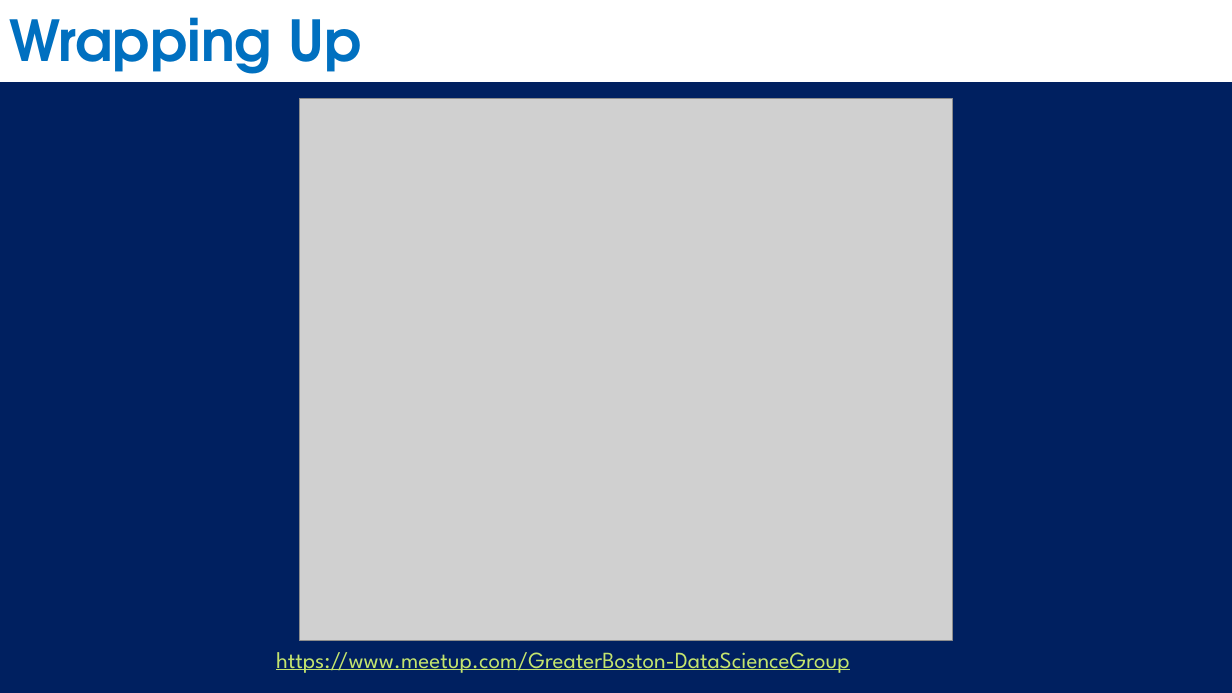
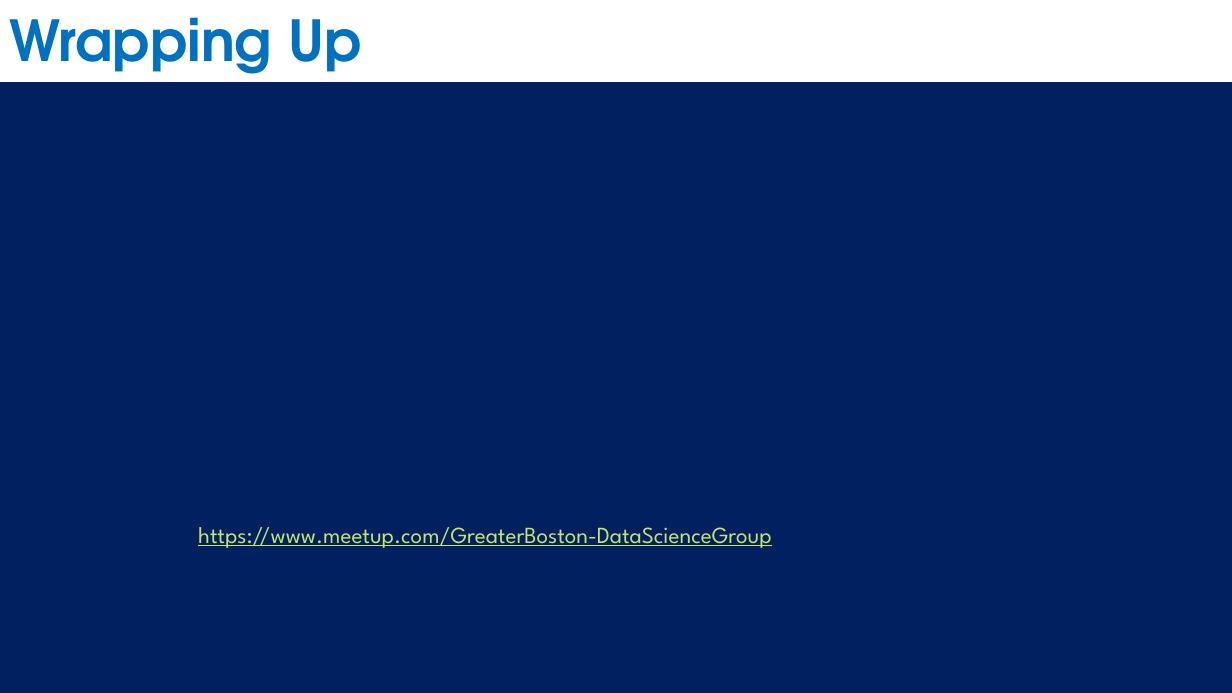
Before and after one commit to bcafferky/shared, a slide deck: slide 25 of AzureDSOverview/AzureDSOverview.pptx (slide 14 before the commit). Drawn at 1232x693 pixels with LibreOffice and Linux fonts; fonts in the diff are those of the drawing; grey boxes stand for pictures; background and template pictures are left out. Boxes give left, top, right and bottom in pixels: in the first picture for what was removed or moved away, otherwise in the second. Text is boxed around its words. In the diff, an @@ line names an element or a change of style, - is before the commit and + after.

```diff
--- a/AzureDSOverview/AzureDSOverview.pptx
+++ b/AzureDSOverview/AzureDSOverview.pptx
@@ picture removed at [299, 98, 953, 640] @@
@@ text "https://www.meetup.com/GreaterBoston-DataScienceGroup": place and size @@
-text "https://www.meetup.com/GreaterBoston-DataScienceGroup" at [276, 652, 849, 673]
+text "https://www.meetup.com/GreaterBoston-DataScienceGroup" at [198, 527, 771, 548]
```
Also in this commit, not shown: 2 other slides changed, 11 slides added, 1 slide removed, 26 other files.
